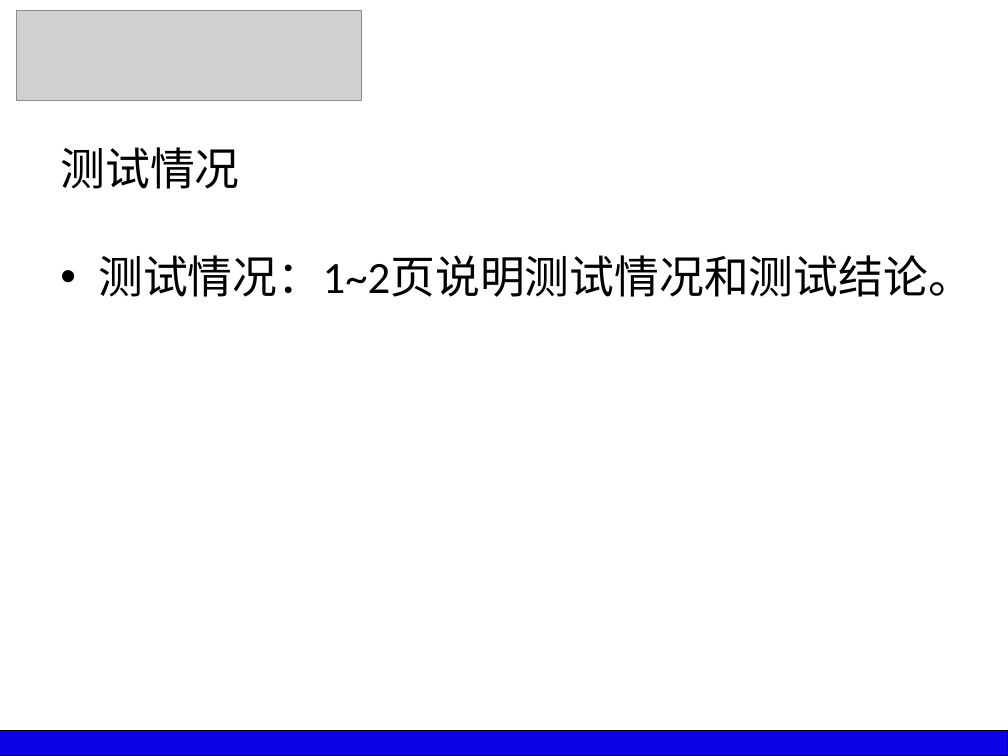
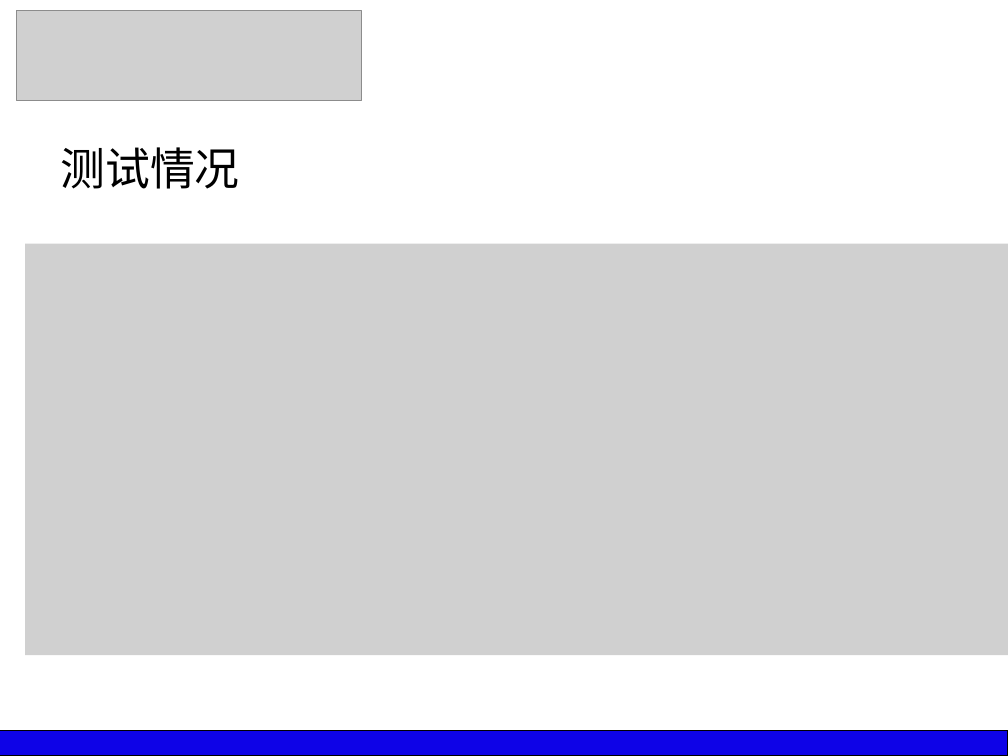
Before and after one commit to silver6wings/WeiboFilter, a slide deck: slide 15 of _Paper/X.最终毕业论文/0.于俊超_毕业答辩PPT.pptx (slide 9 before the commit). Drawn at 1008x756 pixels with LibreOffice and Linux fonts; fonts in the diff are those of the drawing; grey boxes stand for pictures. Boxes give left, top, right and bottom in pixels: in the first picture for what was removed or moved away, otherwise in the second. Text is boxed around its words. In the diff, an @@ line names an element or a change of style, - is before the commit and + after.

```diff
--- a/_Paper/X.最终毕业论文/0.于俊超_毕业答辩PPT.pptx
+++ b/_Paper/X.最终毕业论文/0.于俊超_毕业答辩PPT.pptx
@@ picture added at bbox=[25, 244, 1008, 655] @@
@@ text removed at bbox=[98, 255, 973, 297] @@
-• 测试情况：1~2页说明测试情况和测试结论。
```
Also in this commit, not shown: 5 other slides changed, 12 slides added, 5 slides removed, 3 other files.
